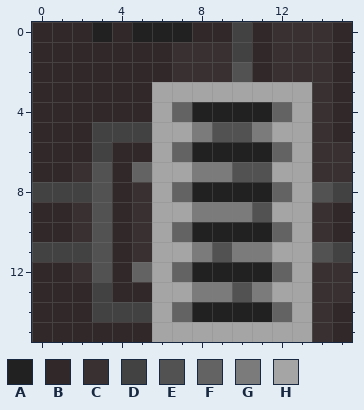
Two states of a pixel-art sprite, assets/tile_floor_2.png. Above: the version before the commit.
The file is 16x16 pixels.
Palette (. is transparent): A #212121  B #312929  C #393131  D #424242  E #525252  F #636363  G #7b7b7b  H #a5a5a5
Pixels before, first column x 0:
 0 BBBABAAABBDBCCCB
 1 BBBBBBBCCCDBCCCB
 2 BBBBBBBCCCEBCCCB
 3 BBBBBBHHHHHHHHCB
 4 BBBBBBHFAAAAFHCB
 5 BBBDDDHHGEEGHHCB
 6 BBBDBBHFAAAAFHCC
 7 BBCEBFHHGGEEHHCC
 8 DDDEBCHFAAAAFHED
 9 BBCEBCHHGGGEHHCB
10 BBCEBCHFAAAAFHCB
11 DDDEBCHHGEGGHHED
12 BBCEBFHFAAAAFHCC
13 BBBDBBHHGGEGHHCC
14 BBBDDDHFAAAAFHCB
15 BBBBBBHHHHHHHHCB
The result:
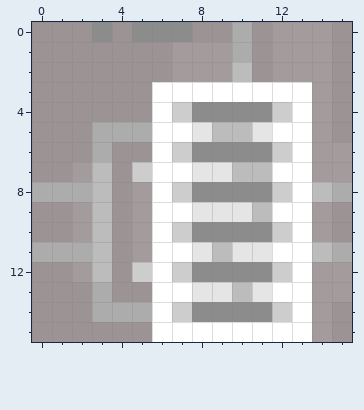
Difference:
{"colour":"A","old":"#212121","new":"#8c8c8c"}
{"colour":"B","old":"#312929","new":"#9c9494"}
{"colour":"C","old":"#393131","new":"#a49c9c"}
{"colour":"D","old":"#424242","new":"#acacac"}
{"colour":"E","old":"#525252","new":"#bcbcbc"}
{"colour":"F","old":"#636363","new":"#cdcdcd"}
{"colour":"G","old":"#7b7b7b","new":"#e5e5e5"}
{"colour":"H","old":"#a5a5a5","new":"#ffffff"}
{"label":"changed","picture_box":[32,22,352,342]}
